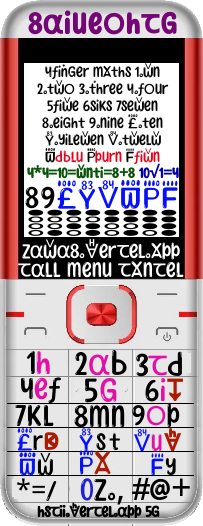
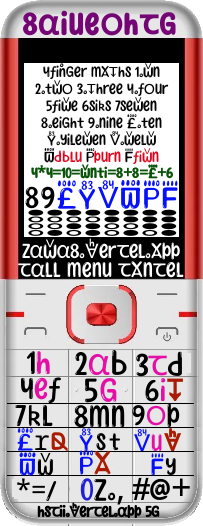
Before/after of a 203 x 526 layered artwork. What changed in the layer stack:
painted on "top" over [23, 10, 177, 36]
painted on "zio" over [27, 63, 179, 179]
painted on "t" over [17, 428, 68, 452]
painted on "7" over [27, 404, 54, 427]
painted on "2abc" over [88, 353, 110, 376]
painted on "bha" over [22, 238, 160, 278]
